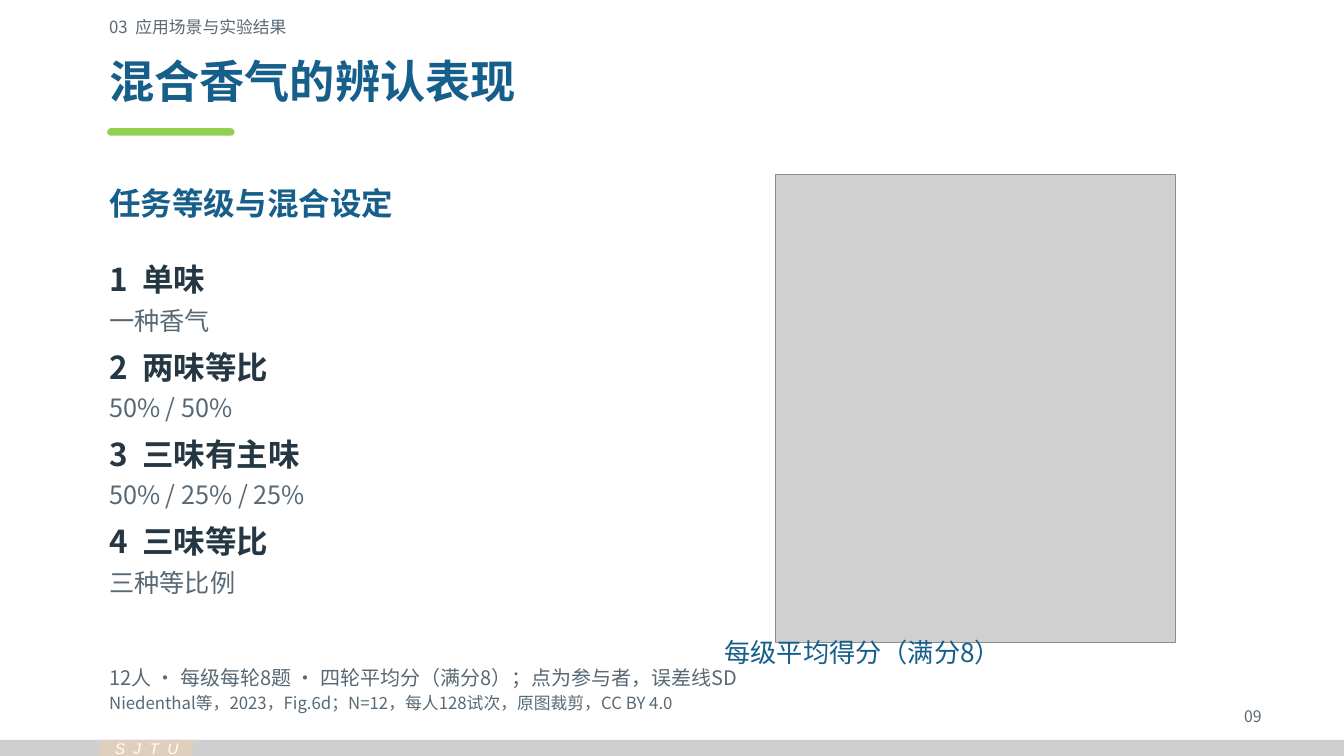
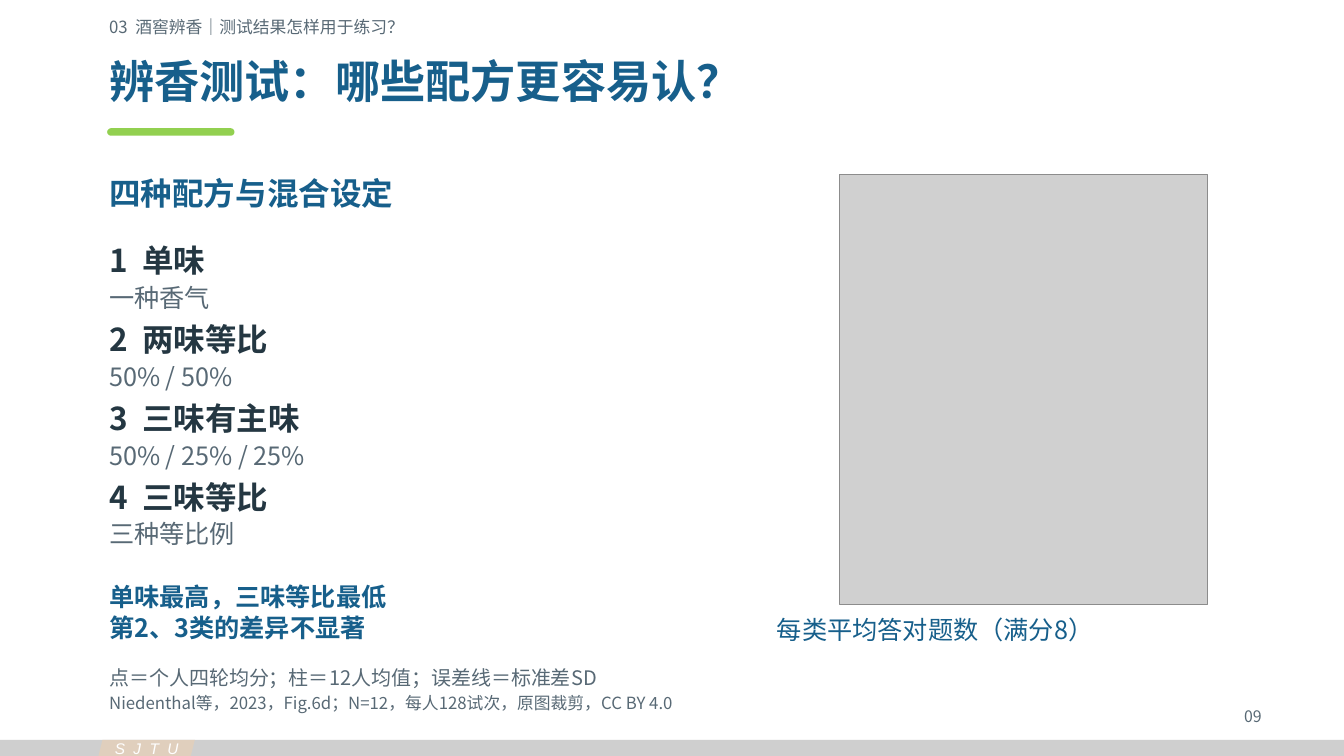
Before and after one commit to Cyh29hao/sjtu-olfaction-vr-2026, a slide deck: slide 9 of release/v3/olfaction-vr-v3.pptx. Drawn at 1344x756 pixels with LibreOffice and Linux fonts; fonts in the diff are those of the drawing; grey boxes stand for pictures. Boxes give left, top, right and bottom in pixels: in the first picture for what was removed or moved away, otherwise in the second. Text is boxed around its words. In the diff, an @@ line names an element or a change of style, - is before the commit and + after.

```diff
--- a/release/v3/olfaction-vr-v3.pptx
+++ b/release/v3/olfaction-vr-v3.pptx
@@ text at (109, 18, 404, 35): text changed @@
-03 应用场景与实验结果
+03 酒窖辨香｜测试结果怎样用于练习？
@@ text at (109, 59, 742, 102): text changed @@
-混合香气的辨认表现
+辨香测试：哪些配方更容易认？
@@ text at (109, 178, 393, 208): text changed @@
-任务等级与混合设定
+四种配方与混合设定
@@ picture: place and size @@
-picture at (776, 174, 1176, 643)
+picture at (840, 174, 1208, 605)
@@ text "1 单味": place and size @@
-text "1 单味" at (109, 264, 205, 294)
+text "1 单味" at (109, 245, 205, 275)
@@ text "一种香气": place and size @@
-text "一种香气" at (109, 309, 210, 332)
+text "一种香气" at (109, 286, 210, 309)
@@ text "2 两味等比": place and size @@
-text "2 两味等比" at (109, 352, 268, 382)
+text "2 两味等比" at (109, 324, 268, 354)
@@ text "50% / 50%": place and size @@
-text "50% / 50%" at (109, 398, 233, 418)
+text "50% / 50%" at (109, 367, 232, 387)
@@ text "3 三味有主味": place and size @@
-text "3 三味有主味" at (109, 439, 300, 469)
+text "3 三味有主味" at (109, 403, 300, 433)
@@ text "50% / 25% / 25%": place and size @@
-text "50% / 25% / 25%" at (109, 485, 305, 505)
+text "50% / 25% / 25%" at (109, 446, 305, 466)
@@ text "4 三味等比": place and size @@
-text "4 三味等比" at (109, 526, 268, 556)
+text "4 三味等比" at (109, 482, 268, 512)
@@ text "三种等比例": place and size @@
-text "三种等比例" at (109, 571, 235, 594)
+text "三种等比例" at (109, 522, 235, 545)
@@ text added at (109, 584, 386, 640), 18 pt, text #175F8B, bold @@
+单味最高，三味等比最低
+第2、3类的差异不显著
@@ text at (777, 617, 1093, 642): text changed; size 18.8 to 18 pt @@
-每级平均得分（满分8）
+每类平均答对题数（满分8）
@@ text at (109, 668, 597, 688): text changed @@
-12人 · 每级每轮8题 · 四轮平均分（满分8）；点为参与者，误差线SD
+点＝个人四轮均分；柱＝12人均值；误差线＝标准差SD
```
Also in this commit, not shown: 13 other slides changed, 1 slide added, 19 other files.
